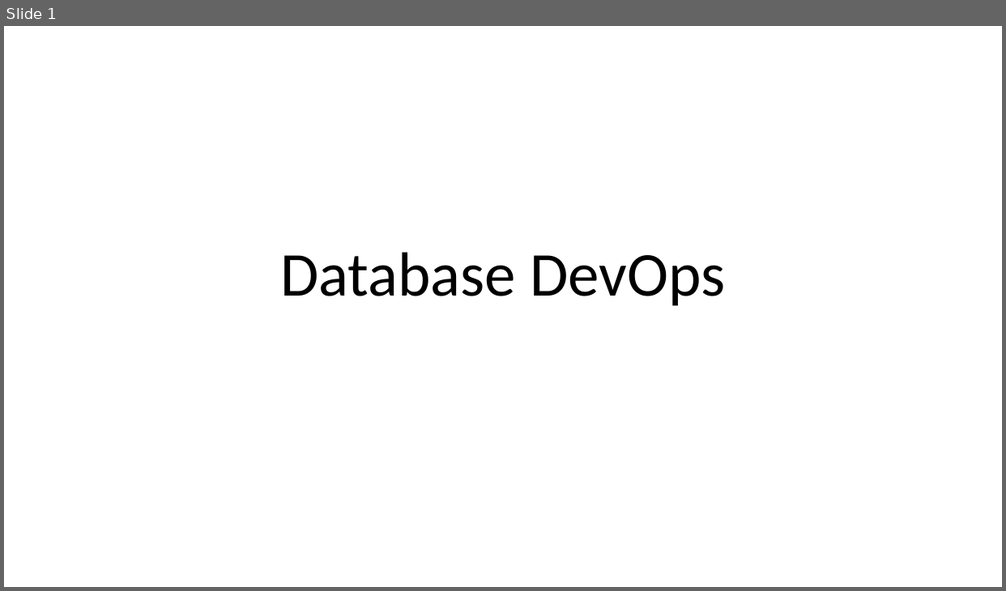
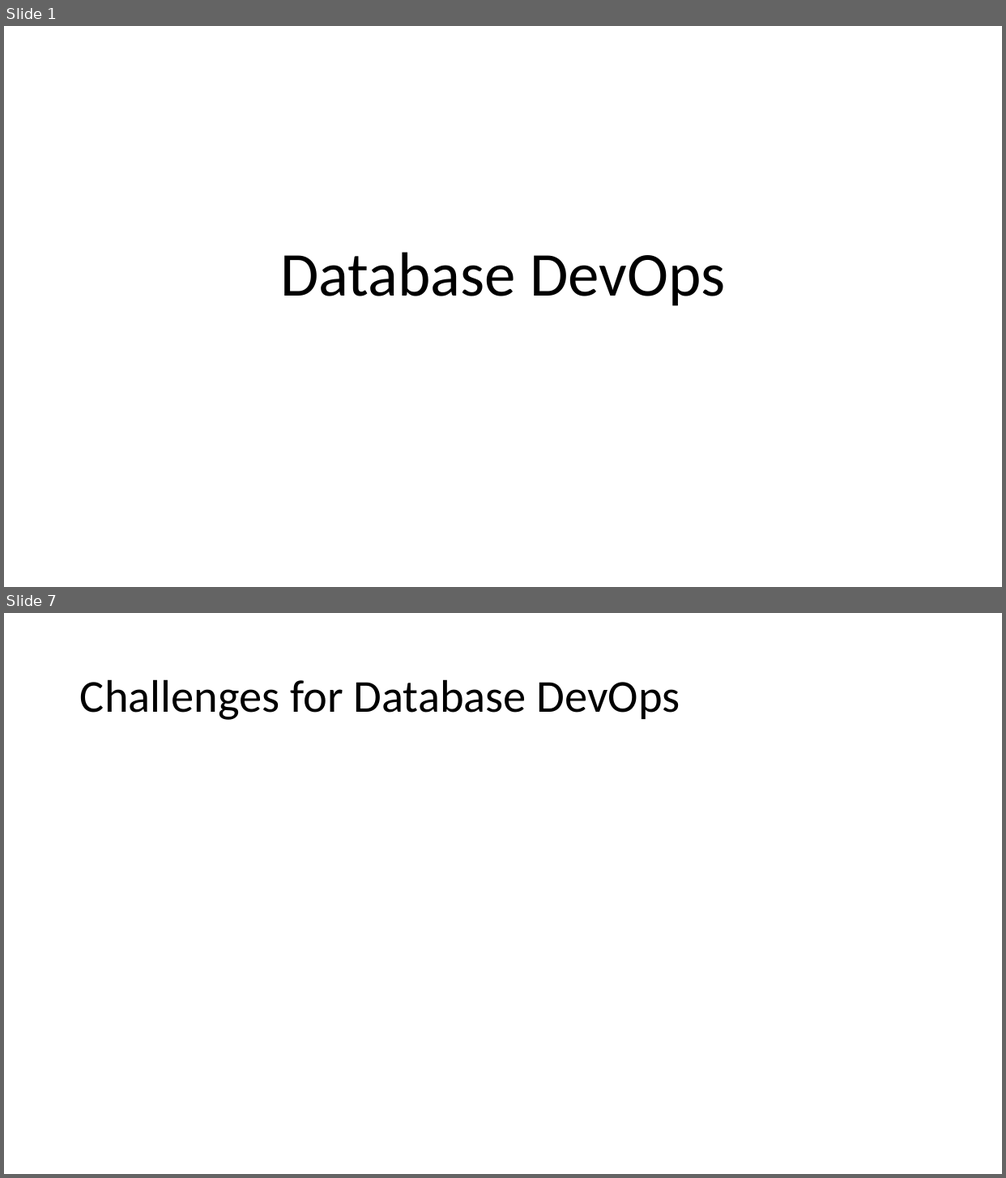
Before and after one commit to way0utwest/DatabaseDevOpsMS, a slide deck: Section 1- Intro to DevOps/IntroDatabaseDevOps.pptx. Shown one above the other, each under a label of ours: slide 1 before the commit, slides 1 and 7 after it; the slides between them are not shown. The pictures are 1006x591 and 1006x1178 pixels, drawn with LibreOffice and Linux fonts; fonts in the diff are those of the drawing. Boxes give left, top, right and bottom in pixels: in the first picture for what was removed or moved away, otherwise in the second. Text is boxed around its words. In the diff, an @@ line names an element or a change of style, - is before the commit and + after.

```diff
--- a/Section 1- Intro to DevOps/IntroDatabaseDevOps.pptx
+++ b/Section 1- Intro to DevOps/IntroDatabaseDevOps.pptx
@@ slide 7 added at (4,613,1002,1174), background #FFFFFF @@
@@ title added at (80,679,680,720), 44 pt, text #000000 @@
+Challenges for Database DevOps
```
Also in this commit, not shown: 1 slide changed, 4 other slides added, 4 other files.
